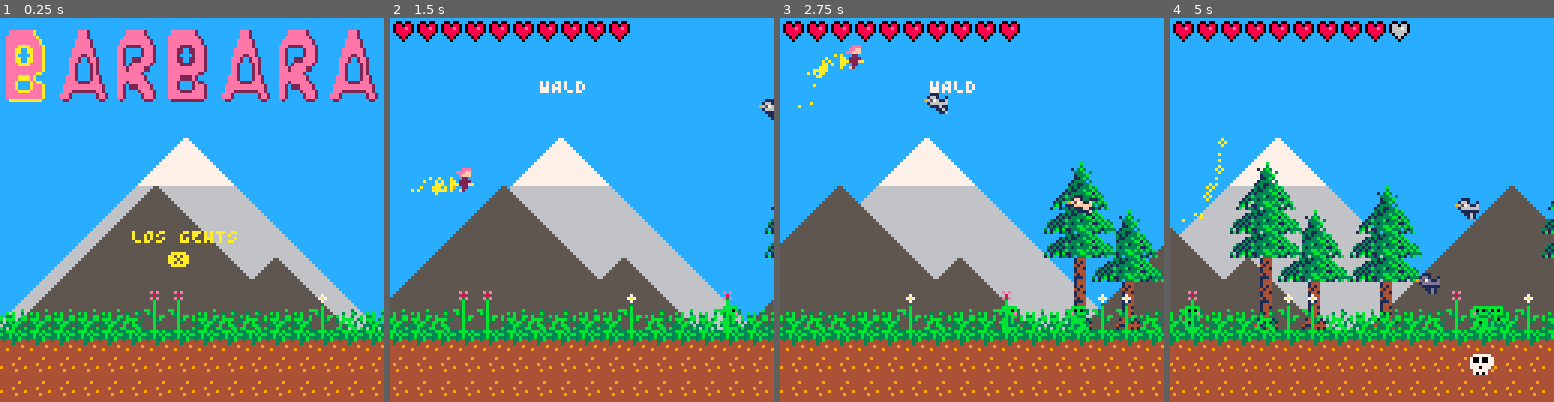
Above: before the commit, frames 1-4 (left to right).
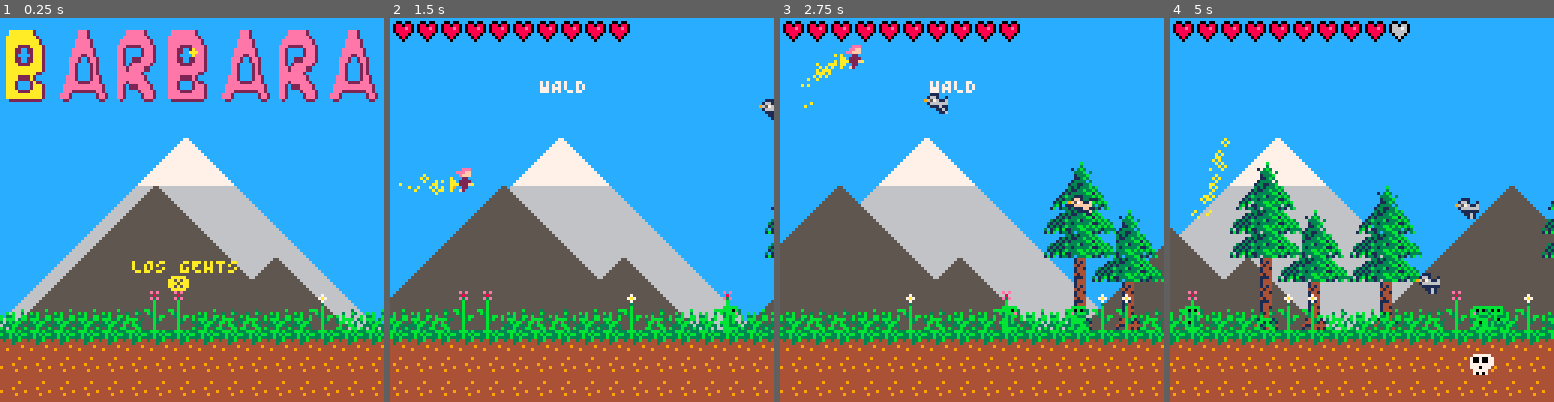
Above: after the commit, the same moments.

Repository: theGEBIRGE/BARBARA
Game: PICO-8 cartridge barbara.p8
The game is run twice, just before and just after one commit, with the same random seed, the same clock (stepped at 60 frames per second) and the same inputs.
Inputs:
- Up to frame 1 (0.25 s): no input
- Up to frame 2 (1.5 s): tap X (X key) at 0.33, 1.07 s
- Up to frame 3 (2.75 s): tap X (X key) at 1.85 s; hold Up 2.15-2.42 s
- Up to frame 4 (5 s): tap X (X key) at 2.97, 4.08 s; hold Down 3.63-3.97 s; hold Up from 4.73 s (still down)

The runs differ from the first frame. In frame 1, 2.6% of the frame differs, in the area x 1-62%, y 3-72%; in frame 2, 0.1%; in frame 3, 0.2%; in frame 4, 0.4%.

Commit message:
Only declare scene variables in init()

Diff:
--- a/barbara.p8
+++ b/barbara.p8
@@ -48,38 +48,32 @@
   scenes = {}
 
   scenes["START"] = {
-    ticks = 0,
-    map_x = 0,
-    foreground_x = 0,
-    background1_x = 0,
-    background2_x = 0,
-    background3_x = 128,
-    color_letter = 1,
-    letters = {
-      {spr = 67, x = 2}, -- B
-      {spr = 69, x = 20}, -- A
-      {spr = 71, x = 38}, -- R
-      {spr = 67, x = 56}, -- B
-      {spr = 69, x = 74}, -- A
-      {spr = 71, x = 92}, -- R
-      {spr = 69, x = 110}, -- A
-    },
     init = function(self)
       self.ticks = 0
+      self.curr_star = 1
+      self.letters = {
+        {spr = 67, x = 2}, -- B
+        {spr = 69, x = 20}, -- A
+        {spr = 71, x = 38}, -- R
+        {spr = 67, x = 56}, -- B
+        {spr = 69, x = 74}, -- A
+        {spr = 71, x = 92}, -- R
+        {spr = 69, x = 110}, -- A
+      }
+
       self.map_x = 0
       self.color_letter = 0
       self.foreground_x = 0
       self.background1_x = 0
       self.background2_x = 0
-      self.background3_x = 128
-    end,
+    end,
+
     update = function(self)
       if(btn(5)) change_scene("FOREST")
 
       self.map_x -= SCROLL_SPEED
       self.background1_x -= 0.25
       self.background2_x -= 0.1
-      self.background3_x -= 0.05
       self.foreground_x -= SCROLL_SPEED
       -- the main map is 4 screens wide
       if (self.map_x < -128*4) self.map_x = 0
@@ -91,12 +85,16 @@
       if (self.ticks % 20 == 0) then
         self.color_letter = (self.color_letter % 7) + 1
       end
+
+      if (self.ticks % rndb(18, 24) == 0) then
+        self.curr_star = {x = rndb(2, 124), y = rndb(2, 30)}
+      end
+
       self.ticks += 1
     end,
 
     draw = function(self)
       cls(12)
-      map(96, 0, self.background3_x, 0, 32, 16)
       map(80, 0, self.background2_x, 0, 16, 16)
       map(80, 0, self.background2_x + 128, 0, 16, 16)
       map(64, 0, self.background1_x + 128, 0, 16, 16)
@@ -107,50 +105,45 @@
       map(0, 0, self.map_x + 128 * 4, 0, 64, 16)
       palt()
 
+
       for i=1, #self.letters do
         -- we want to highlight one letter.
-        if (i == self.color_letter) pal(2, 10)
+        if (i == self.color_letter) pal(14, 10)
 
         local sx, sy = get_sprite_coordinates(self.letters[i].spr)
         sspr(sx, sy, 16, 16, self.letters[i].x, 4, 16, 24)
         pal()
       end
 
+      circfill(self.curr_star.x, self.curr_star.y, 1, 10)
+
       map(32, 16, self.foreground_x, 0, 32, 16)
       map(32, 16, self.foreground_x + 128*2, 0, 32, 16)
 
-      print("LOS GEHTS", 44, 70, 10)
-      print("❎", 56, 78, 10)
+      print("LOS GEHTS", 44, 80, 10)
+      print("❎", 56, 86, 10)
     end
   }
 
   scenes["FOREST"] = {
-    map_x = 0,
-    foreground_x = 0,
-    background1_x = 0,
-    background2_x = 0,
-    background3_x = 128,
-    -- the current position on the map (in tiles, not pixels)
-    -- takes scrolling into account.
-    -- used for spawning objects at specific points.
-    spawn_x = 0,
-    prev_spawn_x = 0,
-    -- the maps are looping, so their x-coordinates
-    -- can't be used for calculating our spawn points.
-    -- we need an ever-increasing counter
-    abs_x = 0,
-
     init = function(self)
-      curr_e = {}
       self.map_x = 0
       self.foreground_x = 0
       self.background1_x = 0
       self.background2_x = 0
       self.background3_x = 128
+      -- the current position on the map (in tiles, not pixels)
+      -- takes scrolling into account.
+      -- used for spawning objects at specific points.
       self.spawn_x = 0
       self.prev_spawn_x = 0
+      -- the maps are looping, so their x-coordinates
+      -- can't be used for calculating our spawn points.
+      -- we need an ever-increasing counter
       self.abs_x = 0
+
       w:init()
+      curr_e = {}
       init_enemies()
     end,
 
@@ -240,20 +233,14 @@
   }
 
   scenes["CAVE"] = {
-    map_x = 0,
-    background1_x = 0,
-    spawn_x = 0,
-    prev_spawn_x = 0,
-    abs_x = 0,
-
     init = function(self)
-      curr_e = {}
       self.map_x = 0
       self.background1_x = 0
       self.spawn_x = 0
       self.prev_spawn_x = 0
       self.abs_x = 0
       w:init()
+      curr_e = {}
       init_enemies()
     end,
 
@@ -289,8 +276,10 @@
   }
 
   scenes["POST_CAVE"] = {
-    irisd = -1,
-    irisi = 92,
+    init = function(self)
+      self.irisd = -1
+      self.irisi = 92
+    end,
     update = function(self)
       if (self.irisi == 0) change_scene("PRE_CASTLE")
     end,
@@ -302,9 +291,9 @@
   }
 
   scenes["PRE_CASTLE"] = {
-    irisd = 1,
-    irisi = 0,
     init = function(self)
+      self.irisd = 1
+      self.irisi = 0
       w.x = 8
       w.y = 60
     end,
@@ -324,19 +313,15 @@
   }
 
   scenes["CASTLE"] = {
-    map_x = 0,
-    background1_x = 0,
-    spawn_x = 0,
-    prev_spawn_x = 0,
-    abs_x = 0,
-    u = nil,
-
     init = function(self)
-      w:init()
-      curr_e = {}
       self.map_x = 0
       self.background1_x = 0
+      self.spawn_x = 0
+      self.prev_spawn_x = 0
+      self.abs_x = 0
       self.u = unhold()
+      curr_e = {}
+      w:init()
     end,
 
     update = function(self)
@@ -381,13 +366,9 @@
   }
 
   scenes["POST_CASTLE"] = {
-    sparks = {},
-    fireworks = {},
-    t,
-    curr_firework = 1,
     init = function(self)
       self.t = 0
-
+      self.curr_firework = 1
       self.fireworks = {
         {64, 64, 5, 200},
         {20, 35, 2, 200},
@@ -395,6 +376,7 @@
         {64, 33, 3, 100},
         {80, 88, 5, 200},
       }
+      self.sparks = {}
 
       for i=1,200 do
         local p = {
@@ -739,9 +721,7 @@
 
   all_e["CAVE"] = {
     [20] = {bat(25, 1.0)},
-    [23] = {bat(55, 1.0)},
     [30] = {bat(68, 0.6)},
-    [32] = {bat(77, 2.0)},
     [40] = {bat(10, 0.75)},
     [50] = {bat(33, 1.50)},
     [58] = {bat(13, 0.75)},
